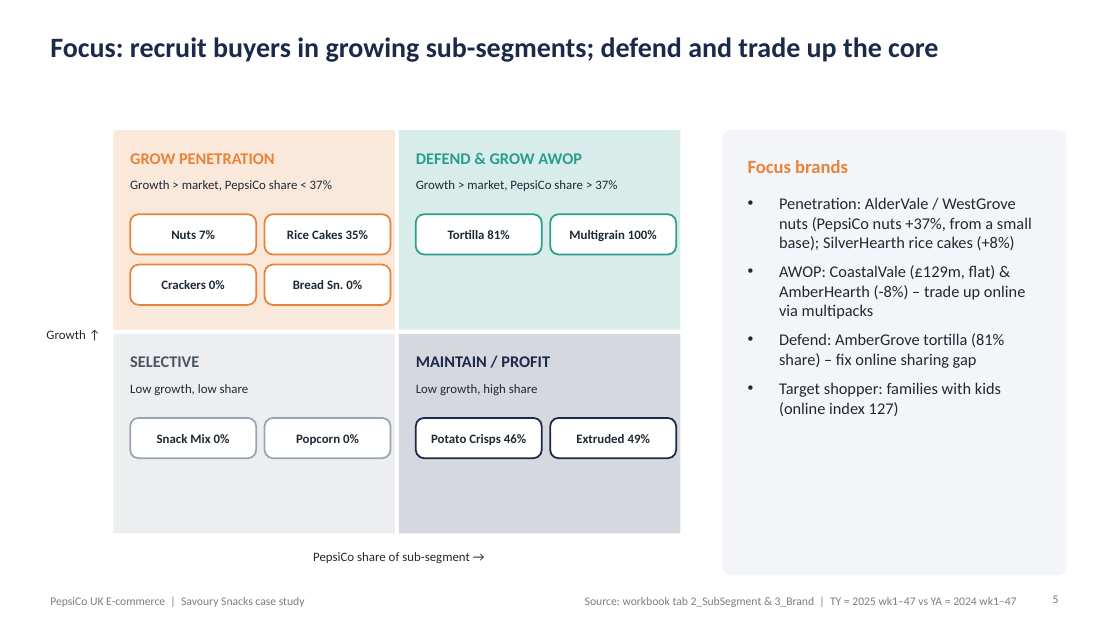
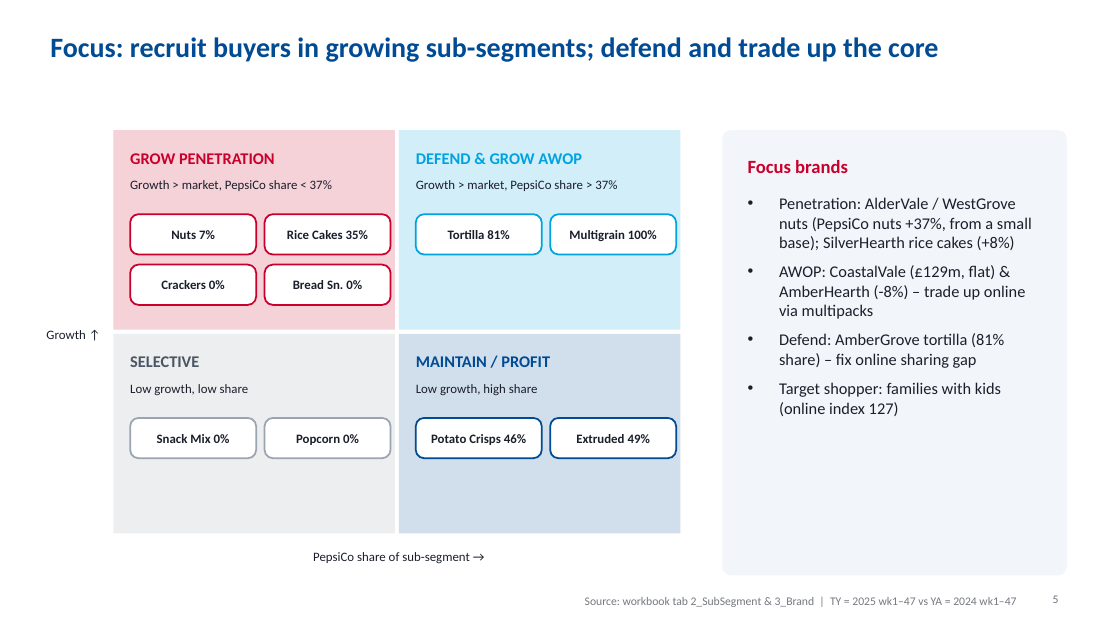
Before and after one commit to harshjunekumar/test-sample, a slide deck: slide 5 of case_study/PepsiCo_Savoury_Case_Study_Deck.pptx. Drawn at 1120x630 pixels with LibreOffice and Linux fonts; fonts in the diff are those of the drawing. Boxes give left, top, right and bottom in pixels: in the first picture for what was removed or moved away, otherwise in the second. Text is boxed around its words. In the diff, an @@ line names an element or a change of style, - is before the commit and + after.

```diff
--- a/case_study/PepsiCo_Savoury_Case_Study_Deck.pptx
+++ b/case_study/PepsiCo_Savoury_Case_Study_Deck.pptx
@@ title "Focus: recruit buyers in growing ..." at [50, 37, 938, 62]: text colour #1B2A4A to #004B93 @@
@@ rectangle at [113, 130, 395, 330]: fill #E8833A at 18% opacity to #C9002B at 18% opacity @@
@@ text "GROW PENETRATION" at [130, 153, 275, 164]: text colour #E8833A to #C9002B @@
@@ rectangle at [399, 130, 681, 330]: fill #2A9D8F at 18% opacity to #00A3E0 at 18% opacity @@
@@ text "DEFEND & GROW AWOP" at [416, 153, 582, 164]: text colour #2A9D8F to #00A3E0 @@
@@ rounded rectangle at [723, 130, 1067, 576]: fill #F3F5F8 to #F2F6FA @@
@@ text "Focus brands" at [748, 160, 848, 173]: text colour #E8833A to #C9002B @@
@@ rounded rectangle at [416, 214, 542, 255]: outline #2A9D8F 1.5 pt to #00A3E0 1.5 pt @@
@@ rounded rectangle at [550, 214, 676, 255]: outline #2A9D8F 1.5 pt to #00A3E0 1.5 pt @@
@@ outline #E8833A 1.5 pt to #C9002B 1.5 pt in 4 elements at [130, 214, 256, 255], [265, 214, 391, 255], [130, 265, 256, 305], [265, 265, 391, 305] @@
@@ rectangle at [399, 334, 681, 534]: fill #1B2A4A at 18% opacity to #004B93 at 18% opacity @@
@@ text "MAINTAIN / PROFIT" at [416, 356, 550, 367]: text colour #1B2A4A to #004B93 @@
@@ rounded rectangle at [416, 418, 542, 458]: outline #1B2A4A 1.5 pt to #004B93 1.5 pt @@
@@ text colour #1F2933 to #1A1F2B in 10 elements at [130, 180, 332, 191], [171, 230, 215, 239], [287, 230, 368, 239], [161, 280, 225, 289], [293, 280, 362, 289], [416, 180, 617, 191], [448, 230, 509, 239], [569, 230, 657, 241], [431, 434, 526, 445], [576, 434, 650, 443] @@
@@ rounded rectangle at [550, 418, 676, 458]: outline #1B2A4A 1.5 pt to #004B93 1.5 pt @@
@@ text removed at [50, 597, 305, 607] @@
-PepsiCo UK E-commerce | Savoury Snacks case study
```
Also in this commit, not shown: 10 other slides changed, 3 other files.
